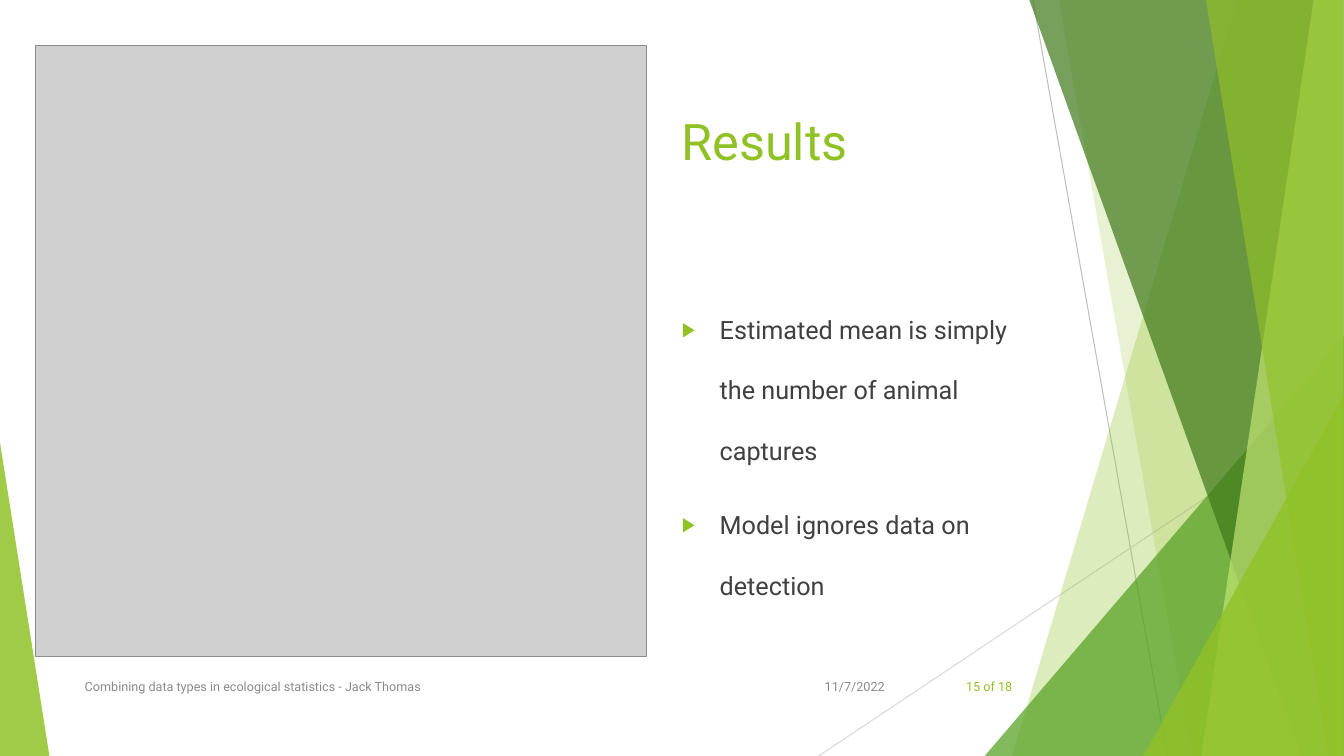
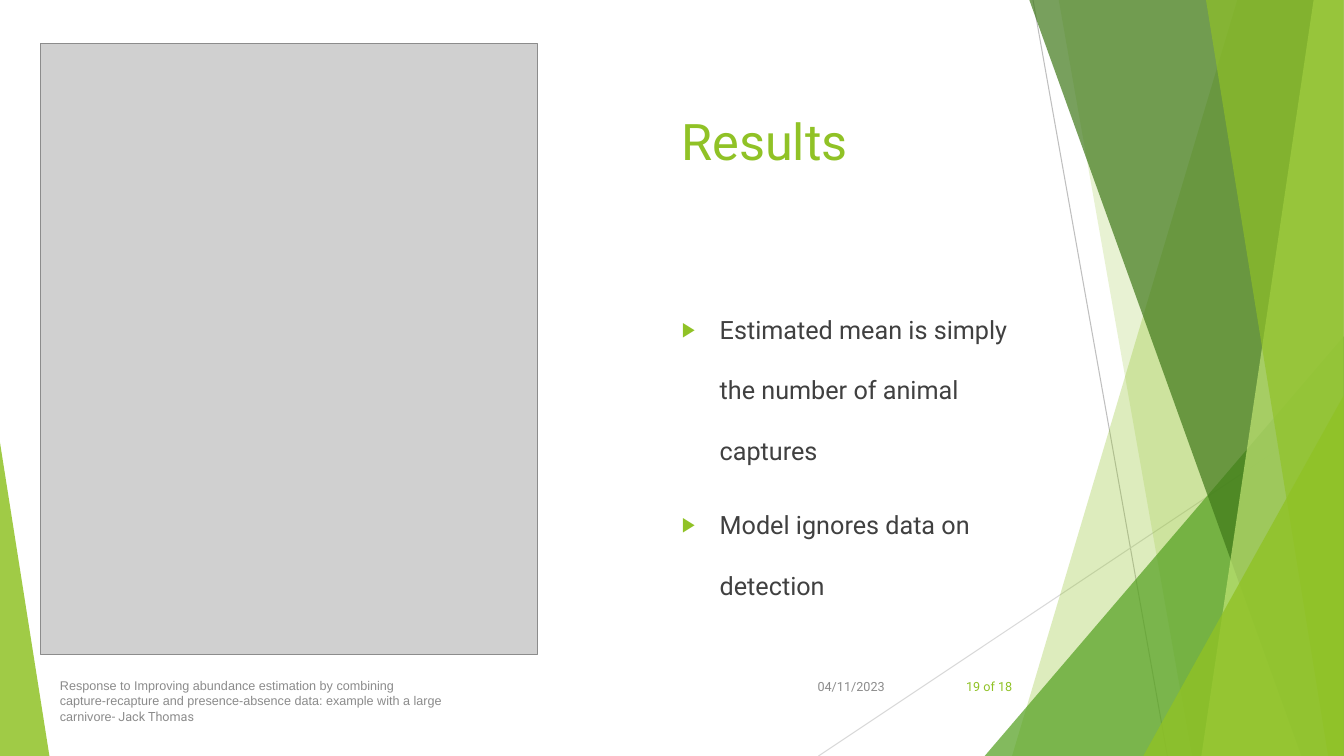
Before and after one commit to jackthomas818/masters-project, a slide deck: slide 19 of resources/OralPresentation/OralPresentationJack.pptx (slide 15 before the commit). Drawn at 1344x756 pixels with LibreOffice and Linux fonts; fonts in the diff are those of the drawing; grey boxes stand for pictures. Boxes give left, top, right and bottom in pixels: in the first picture for what was removed or moved away, otherwise in the second. Text is boxed around its words. In the diff, an @@ line names an element or a change of style, - is before the commit and + after.

```diff
--- a/resources/OralPresentation/OralPresentationJack.pptx
+++ b/resources/OralPresentation/OralPresentationJack.pptx
@@ picture: place and size @@
-picture at (35,45,646,656)
+picture at (40,43,537,654)
@@ text at (60,681,442,721): text changed; font Roboto to Arial @@
-Combining data types in ecological statistics - Jack Thomas
+Response to Improving abundance estimation by combining
+capture-recapture and presence-absence data: example with a large
+carnivore- Jack Thomas
@@ text at (818,682,885,692): text changed @@
-11/7/2022
+04/11/2023
@@ page number at (966,681,1012,691): text changed @@
-15 of 18
+19 of 18
```
Also in this commit, not shown: 17 other slides changed, 8 slides added, 1 slide removed, 2 other files.
